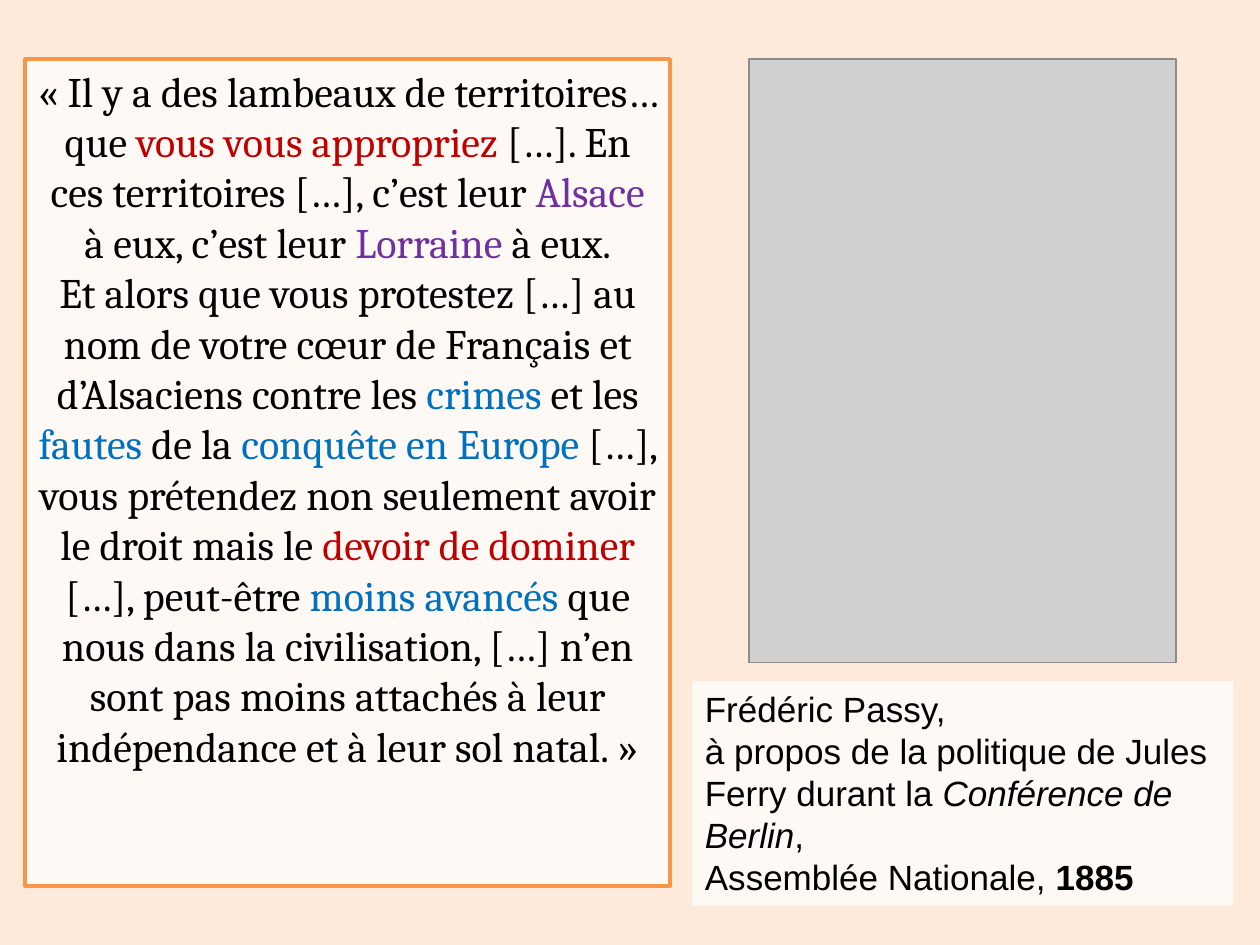
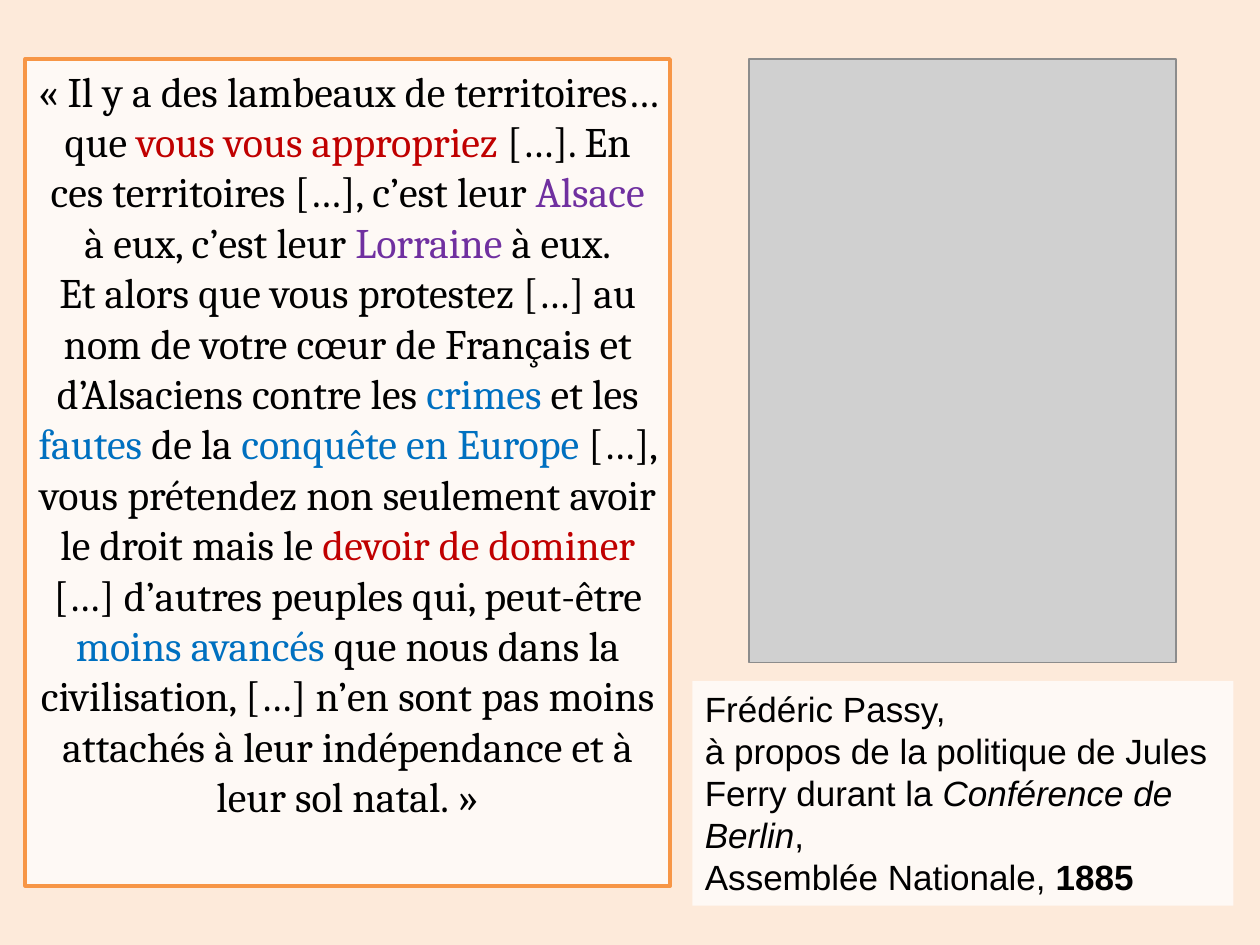
Before and after one commit to NBRET-TOUCH-WASH/hist-geo-emc, a slide deck: slide 9 of hist/theme3/acts/fashoda-incident/La_Crise_de_Fachoda.pptx. Drawn at 1260x945 pixels with LibreOffice and Linux fonts; fonts in the diff are those of the drawing; grey boxes stand for pictures. Boxes give left, top, right and bottom in pixels: in the first picture for what was removed or moved away, otherwise in the second. Text is boxed around its words. In the diff, an @@ line names an element or a change of style, - is before the commit and + after.

Commit message:
updated powerpoint presentation
a few words were missing lmao

```diff
--- a/hist/theme3/acts/fashoda-incident/La_Crise_de_Fachoda.pptx
+++ b/hist/theme3/acts/fashoda-incident/La_Crise_de_Fachoda.pptx
@@ text in rectangle at (39, 279, 656, 813): text changed @@
-Et alors que vous protestez […] au nom de votre cœur de Français et d’Alsaciens contre les crimes et les fautes de la conquête en Europe […], vous prétendez non seulement avoir le droit mais le devoir de dominer […], peut-être moins avancés que nous dans la civilisation, […] n’en sont pas moins attachés à leur indépendance et à leur sol natal. »
+Et alors que vous protestez […] au nom de votre cœur de Français et d’Alsaciens contre les crimes et les fautes de la conquête en Europe […], vous prétendez non seulement avoir le droit mais le devoir de dominer […] d’autres peuples qui, peut-être moins avancés que nous dans la civilisation, […] n’en sont pas moins attachés à leur indépendance et à leur sol natal. »
```
